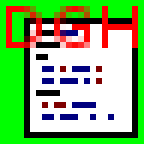
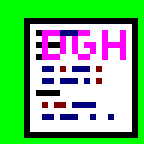
Layered file, before and after one edit (144 x 144). Changes by layer:
added layer "Layer #1" above "Syn" over (x1=42, y1=30, x2=126, y2=60)
hid "DGH" over (x1=6, y1=6, x2=138, y2=48)
